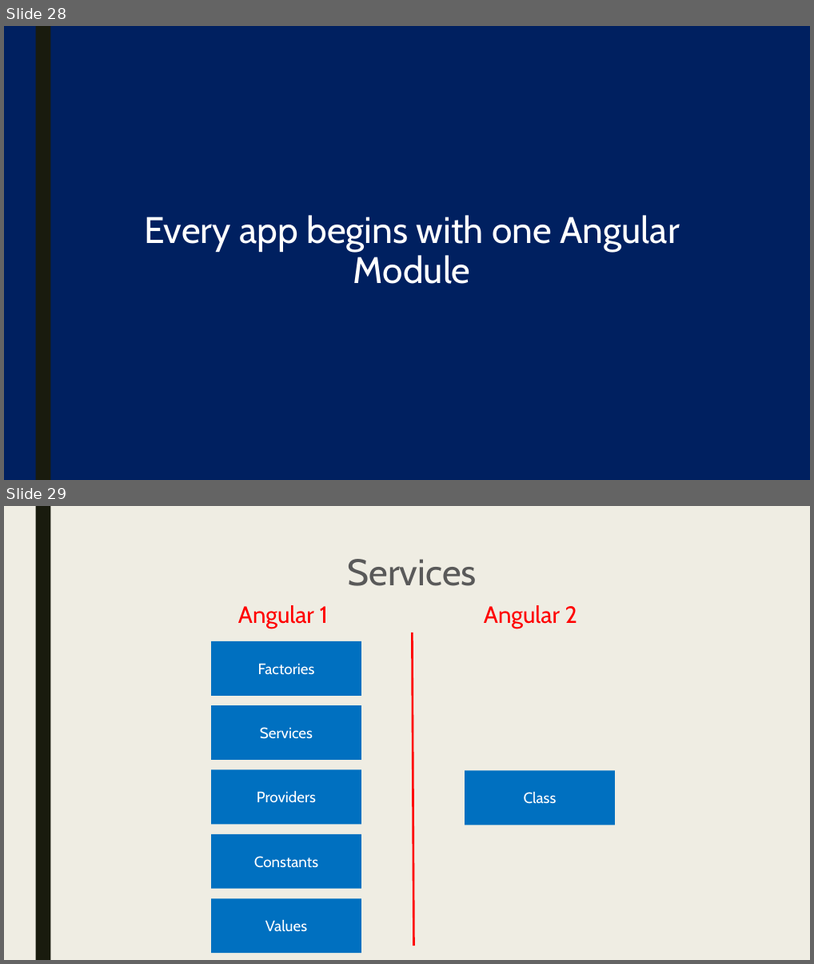
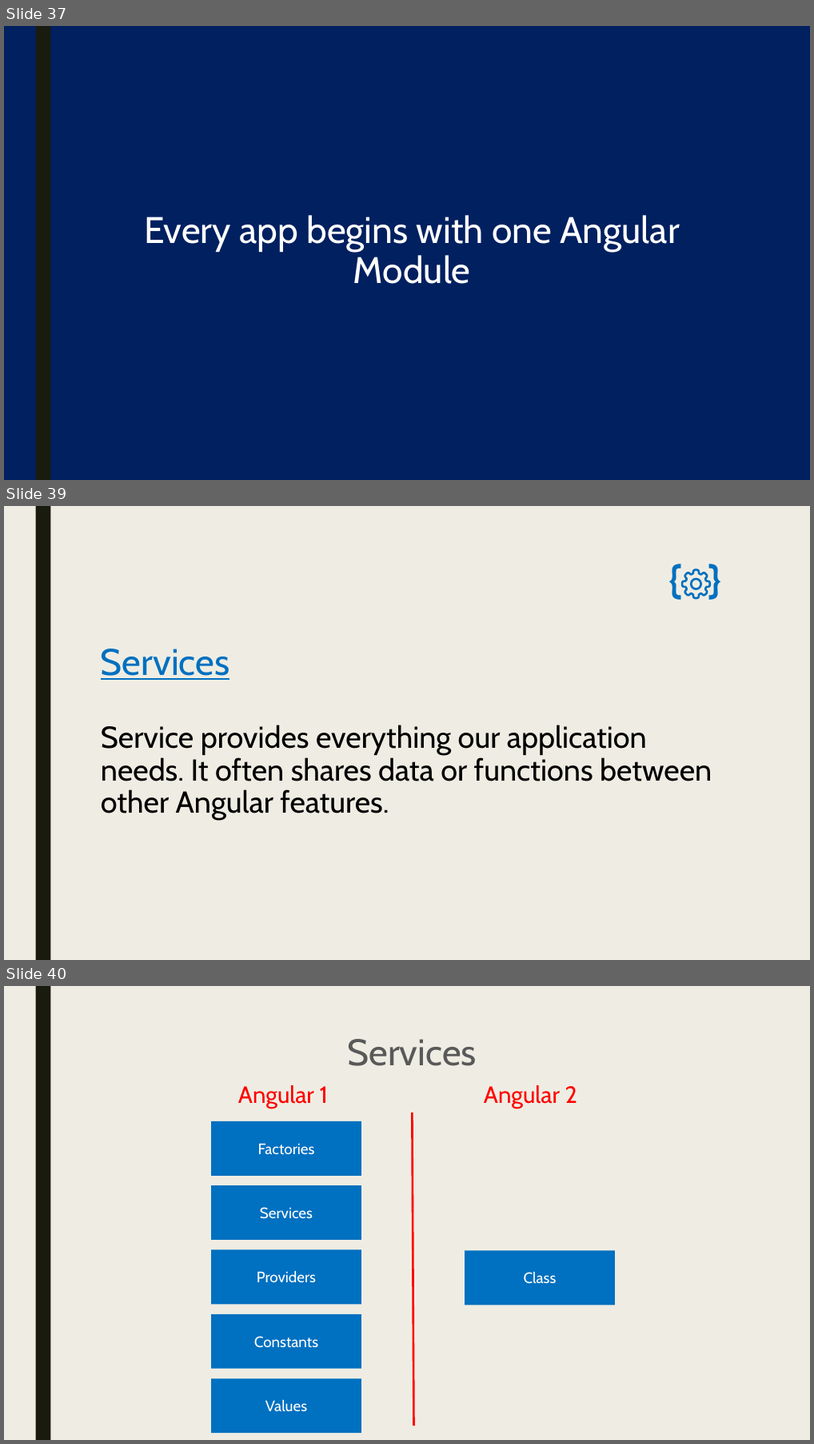
Before and after one commit to pkyurkchiev/mean-stack, a slide deck: presentations/angular2.pptx. Shown one above the other, each under a label of ours: slides 28 and 29 before the commit, slides 37, 39 and 40 after it; the slides between them are not shown. The pictures are 814x964 and 814x1444 pixels, drawn with LibreOffice and Linux fonts; fonts in the diff are those of the drawing. Boxes give left, top, right and bottom in pixels: in the first picture for what was removed or moved away, otherwise in the second. Text is boxed around its words. In the diff, an @@ line names an element or a change of style, - is before the commit and + after.

Commit message:
change on angular present...

```diff
--- a/presentations/angular2.pptx
+++ b/presentations/angular2.pptx
@@ slide 39 added at (4,506,810,960), background #EFEDE3; not listed: 1 template element that a slide beside it also shows @@
@@ text added at (663,552,730,607), 48 pt, text #0070C0, bold @@
+{ }
@@ freeform shape added at (682,570,710,599), fill #EFEDE3, outline #0070C0 2.5 pt @@
@@ title added at (101,648,712,820), 36 pt, text #000000 @@
+Services
+Service provides everything our application needs. It often shares data or functions between other Angular features.
@@ what was slide 28 is now slide 37 @@
@@ what was slide 29 is now slide 40 @@
```
Also in this commit, not shown: 1 slide changed, 17 other slides added, 5 slides removed.
